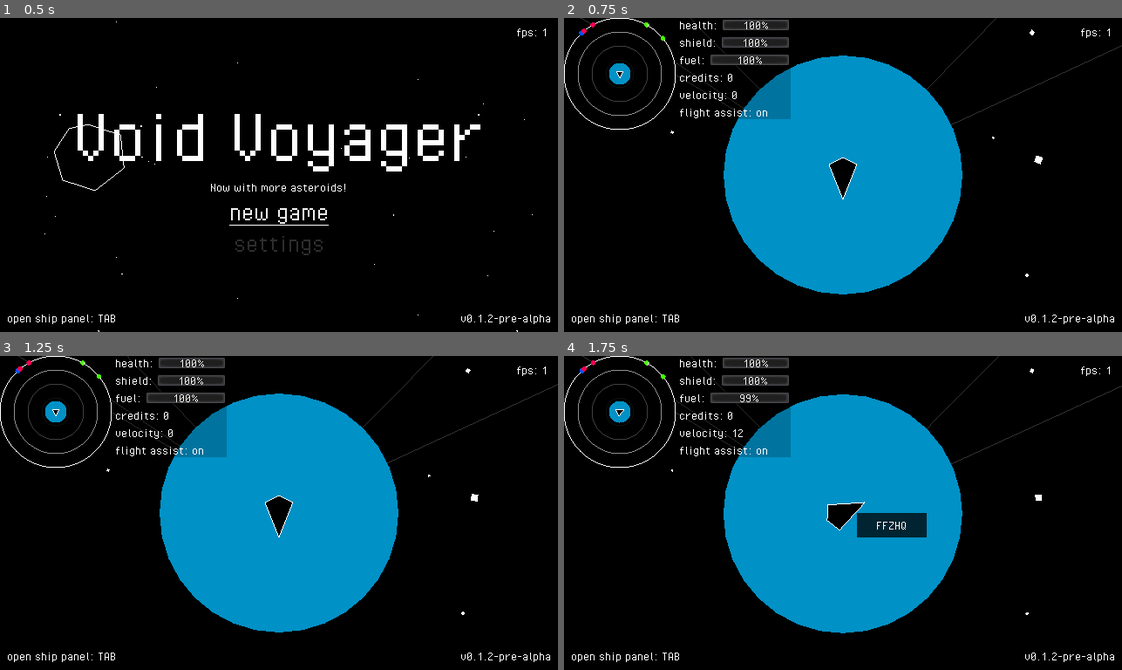
Above: before the commit, frames 1-4 (two rows, left to right).
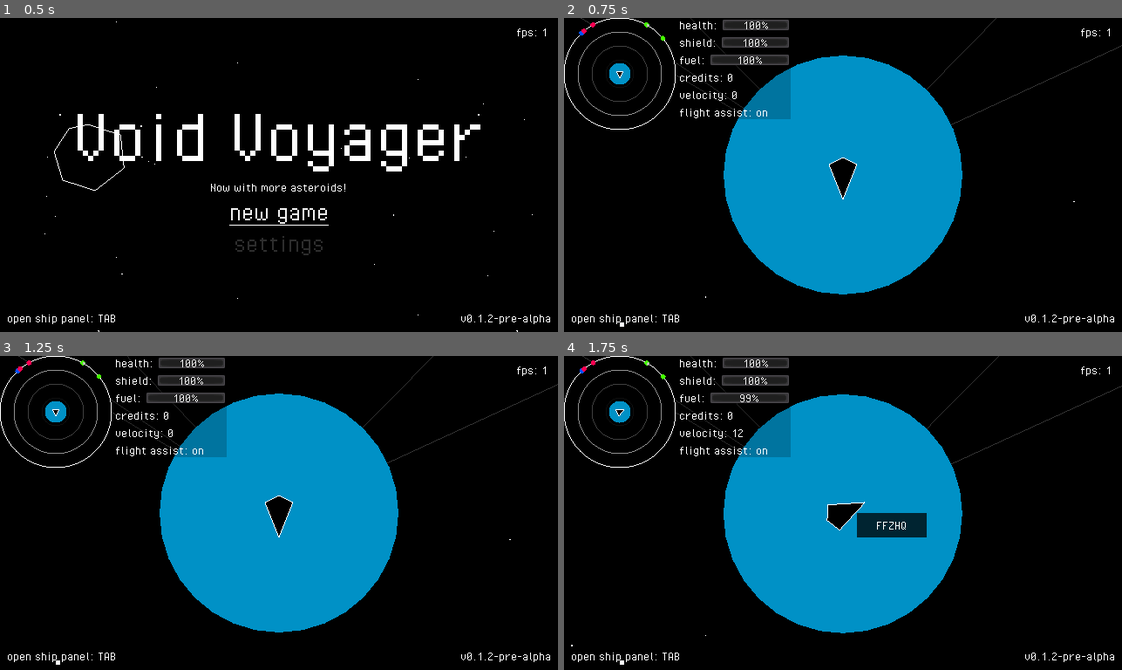
Above: after the commit, the same moments.

Repository: fossqueen/void-voyager-old
Game: Godot game, scene res://main.tscn
Two runs of this game, one before a commit and one after it. Both use one fixed random seed, a clock stepped at 60 frames per second and the inputs below.
Inputs (mouse positions are in pixels of both pictures, inside the frame that each line leads up to):
- Up to frame 1 (0.5 s): no input
- Up to frame 2 (0.75 s): click "new game" at 0.5 s
- Up to frame 3 (1.25 s): no input
- Up to frame 4 (1.75 s): tap Enter at 1.25 s; move the mouse to (843, 513) at 1.27 s; hold W (thrust) from 1.28 s (still down); click (843, 513) at 1.35 s

Frame 1 is identical in both runs. In frame 2, less than 0.1% of the frame differs, in the area x 10-92%, y 3-99%; in frame 3, less than 0.1%; in frame 4, less than 0.1%.

Commit message:
ai updates

Diff:
--- a/main.gd
+++ b/main.gd
@@ -16,6 +16,8 @@
 onready var galaxy_map = load("res://ui/galaxy-map/galaxy-map.tscn")
 
 var npc_spawn_timer: float = 0.0
+var npcs: Array = []
+
 var menu_active: bool = true
 
 # on ready
@@ -27,11 +29,14 @@
 
 
 func _process(delta) -> void:
-	if not menu_active:
+	if not menu_active and npcs.size() < 20: # max 20 on the screen for now
 		npc_spawn_timer -= delta
 		if npc_spawn_timer <= 0.0:
+			for entity in npcs:
+				if not is_instance_valid(entity):
+					npcs.erase(entity)
 			spawn_npc()
-			npc_spawn_timer = 3.0
+			npc_spawn_timer = 5.0
 	$UI/Margin/FPS.text = "fps: " + str(int(Engine.get_frames_per_second()))
 
 
@@ -73,9 +78,11 @@
 	if not Global.planets.empty():
 		var entity = npc.instance()
 		# use the planet's body as the origin and future targets, it has the real coordinates
+		randomize()
 		entity.faction = randi() % 3 # 4 factions so far, this is a temporary line
 		entity.origin = Global.planets[randi() % Global.planets.size()].get_node("Body")
 
+		npcs.append(entity)
 		add_child(entity)
 
 
--- a/npc/npc.gd
+++ b/npc/npc.gd
@@ -2,23 +2,37 @@
 const radar_icon: String = "npc"
 
 # maps to the enum values below
+const FACTION_NAMES = [ "pirate", "police", "merchant", "player" ]
+const FACTION_COLORS = [ Color.red, Color.blue, Color.green, Color.orange ]
 const NPC_NAMES_POOL = [ "lisa", "bart", "maggie", "homer", "marge", "millhouse", "martin", "ralph", "burns", "smithers …(192 unchanged characters)…
-const FACTION_COLORS = [ Color.red, Color.blue, Color.green, Color.orange ]
-const FACTION_NAMES = [ "pirate", "police", "merchant", "Lonely" ]
+const NPC_ENEMY_MAX = 3
 
 # enums are a good way to manage state, as a bonus they also show up in the template
-enum FACTIONS { pirate, police, merchant, lonely }
+enum FACTIONS { pirate, police, merchant, player }
 enum BEHAVIOR { pissed, chill, scared, traveling }
 
-onready var crosshairs: Vector2 # where the ship is pointing
-onready var stopping: float = 500.0 # stop 500m away by default
+onready var stopping: float = 750.0 # stop 750m away by default
 onready var ship: Ship = Ship.new() # ship resource
+onready var is_firing: bool = false
+onready var asteroids: Array = [] # queue of asteroids
+
+onready var targets: Dictionary # dict of all visible targets
+onready var crosshairs: Vector2 # direction of the ship
 
 export (BEHAVIOR) var behavior = BEHAVIOR.chill # controls behavior (based on factions)
-export (FACTIONS) var faction = FACTIONS.lonely # NPCs faction
+export (FACTIONS) var faction = FACTIONS.player # NPCs faction (player for multiplayer)
+
+export (Resource) var attack # resource to attack
+export (Resource) var target # resource to point at
 export (Resource) var origin # resource to spawn from
-export (Resource) var target # resource to move towards
-export (bool) var attack: bool = false
+
+
+func attack_target(amount) -> void:
+	if is_instance_valid(attack) and is_firing:
+		$MiningLaser.damage_per_second = amount
+		$MiningLaser.set_is_casting(true)
+	else:
+		$MiningLaser.set_is_casting(false)
 
 
 func damage(amount) -> void:
@@ -36,11 +50,23 @@
 		$Animations/AnimationPlayer.play("idle")
 
 
-# TODO: I want to put some of these in a util class somewhere at somepoint
-func random_array_choice(array: Array): # any
-	if array.empty():
+func random_array_choice(array: Array):
+	randomize()
+	if array.size() == 0:
 		return null
-	return array[randi() % array.size()]
+	var shuffled = array.duplicate()
+	shuffled.shuffle()
+	return shuffled[0]
+
+
+func planet_bodies() -> Array:
+	var bodies = [] # ugh, we really need to filter like this??? Godot 4.2 docs makes it look like 1/4 the code
+	for planet in Global.planets:
+		var body = planet.get_node("Body")
+		if is_instance_valid(body):
+			if body.global_position != origin.global_position:
+				bodies.append(body)
+	return bodies
 
 
 func get_faction_color() -> String:
@@ -50,55 +76,82 @@
 func _ready() -> void:
 	if is_instance_valid(origin):
 		position = origin.global_position
+		position.x += int(rand_range(-1500.0, 1500.0))
+		position.y += int(rand_range(-1500.0, 1500.0))
 
 	name = random_array_choice(NPC_NAMES_POOL)
 	add_to_group(FACTION_NAMES[faction])
+	for faction_name in FACTION_NAMES:
+		targets[faction_name] = [] # initalize
 
-	if faction == FACTIONS.pirate or faction == FACTIONS.police:
+	behavior = BEHAVIOR.traveling # start traveling
+	if faction == FACTIONS.pirate:
 		behavior = BEHAVIOR.pissed # make them upset at the world
 	elif faction == FACTIONS.merchant: # MERCHANTS SETUP
-		# pick a planet and fly there
-		var bodies = [] # ugh, we really need to filter like this??? Godot 4.2 docs makes it look like 1/4 the code
-		var planets = Global.planets.duplicate()
-		for planet in planets:
-			var node = planet.get_node("Body")
-			if node != target:
-				bodies.append(node)
+		target = random_array_choice(planet_bodies())
 
-		bodies.shuffle()
-		target = bodies[0]
-
-	print_debug("spawned: ", FACTION_NAMES[faction], ", ", name, " at ", position)
+	print("spawned: ", FACTION_NAMES[faction], ", ", name, " at ", position)
 
 
 func _process(_delta):
-	$MiningLaser.set_is_casting(attack)
-	if is_instance_valid(target):
+
+	if not is_instance_valid(attack): # retarget if lost
+		if faction == FACTIONS.pirate:
+			for faction_name in ["player", "police", "merchant"]:
+				if not targets[faction_name].empty():
+					attack = targets[faction_name].pop_front()
+		elif faction == FACTIONS.police:
+			if not targets["pirate"].empty():
+				attack = targets["pirate"].pop_front()
+		# elif faction == FACTIONS.merchant:
+		# 	for asteroid in asteroids:
+		# 		if is_instance_valid(asteroid):
+		# 			if position.distance_to(asteroid.global_position) < 250.0:
+		# 				attack = asteroid
+
+
+	if is_instance_valid(attack): # see if we need to attack first
+		crosshairs = attack.global_position
+		if not is_firing and position.distance_to(crosshairs) < 500.0:
+			is_firing = true
+			attack_target(1)
+		elif is_firing:
+			is_firing = false
+	elif is_instance_valid(target):
 		crosshairs = target.global_position
-	else:
-		if attack and behavior == BEHAVIOR.pissed:
-			behavior = BEHAVIOR.chill
-			attack = false
+		if faction == FACTIONS.merchant:
+			if position.distance_to(target.global_position) < 400.0:
+				origin = target
+				target = random_array_choice(planet_bodies())
+		elif faction == FACTIONS.police:
+			for faction_name in ["merchant", "player"]:
+				if not targets[faction_name].empty():
+					target = targets[faction_name].pop_front()
+
 
 func _integrate_forces(_state):
 	look_at(crosshairs)
 
+	var speed = ship.speed
+
 	if behavior != BEHAVIOR.chill: # chill = stay still
-		var speed = 0.0
 		var distance = position.distance_to(crosshairs)
 		if distance < stopping:
-			if behavior == BEHAVIOR.pissed and not attack:
-				attack = true
+			speed = 0.0
+			linear_damp = -1
 		elif distance < stopping * 2:
-			speed = ship.speed / 1.2
+			speed = ship.speed
 			linear_damp = 0.6
 		else:
 			speed = ship.speed / 2.0
-			linear_damp = 0.3
-			if behavior == BEHAVIOR.pissed and attack:
-				attack = false
+			linear_damp = 0.15
 
+	if is_instance_valid(attack) or is_instance_valid(target):
 		thrust(speed)
+	else:
+		speed = ship.speed
+		linear_damp = -1
+		thrust(speed / 2.0)
 
 
 func _draw():
@@ -106,15 +159,17 @@
 	draw_polyline(ship.points, Color.white, ship.width, false)
 
 
-func _on_Scanner_body_entered(body):
-	if faction == FACTIONS.pirate: # PIRATES
-		# target player no matter what; if we are already targeting player, target anything but a pirate
-		if body.is_in_group("player"):
-			target = body
-		elif is_instance_valid(target):
-			if not (target.is_in_group("player") or body.is_in_group("pirate")):
-				target = body
-	if faction == FACTIONS.police: # POLICE
-		if body.is_in_group("pirate"):
-			behavior = BEHAVIOR.pissed
-			target = body
+func _on_Scanner_body_entered(body: Node):
+	if body.is_in_group("asteroid"):
+		asteroids.append(body)
+	for faction_name in FACTION_NAMES:
+		if body.is_in_group(faction_name):
+			targets[faction_name].append(body) # add to the back
+
+
+func _on_Scanner_body_exited(body: Node):
+	if body.is_in_group("asteroid"):
+		asteroids.erase(body)
+	for faction_name in FACTION_NAMES:
+		if body.is_in_group(faction_name):
+			targets[faction_name].erase(body)
--- a/npc/npc.tscn
+++ b/npc/npc.tscn
@@ -6,7 +6,7 @@
 [ext_resource path="res://ships/animations/idle.tres" type="Animation" id=4]
 
 [sub_resource type="CircleShape2D" id=1]
-radius = 4000.0
+radius = 2000.0
 
 [node name="NPC" type="RigidBody2D" groups=["npc"]]
 z_index = 2
@@ -18,6 +18,9 @@
 
 [node name="MiningLaser" parent="." instance=ExtResource( 2 )]
 show_behind_parent = true
+
+[node name="Timer" type="Timer" parent="MiningLaser"]
+wait_time = 5.0
 
 [node name="Animations" type="Node2D" parent="."]
 show_behind_parent = true
@@ -41,4 +44,8 @@
 [node name="CollisionShape2D" type="CollisionShape2D" parent="Scanner"]
 shape = SubResource( 1 )
 
+[node name="ChillThrustTimer" type="Timer" parent="."]
+wait_time = 10.0
+
 [connection signal="body_entered" from="Scanner" to="." method="_on_Scanner_body_entered"]
+[connection signal="body_exited" from="Scanner" to="." method="_on_Scanner_body_exited"]
--- a/player/player.gd
+++ b/player/player.gd
@@ -104,7 +104,7 @@
 			ship.shield = 0
 	else:
 		ship.health -= (amount / 10000)
-	if ship.health <= 0:
+	if ship.health <= -100: # give some buffer for testing
 		destroy()
 
 
--- a/ui/main-menu/main-menu.gd
+++ b/ui/main-menu/main-menu.gd
@@ -6,7 +6,8 @@
 	"Now with more asteroids!",
 	"Blast off!",
 	"Everyone's favorite game!",
-	"Part of a balanced breakfast!"]
+	"Part of a balanced breakfast!",
+	"Hi!, I'm Paul."]
 
 var save_exists: bool = false
 onready var main = get_parent()
